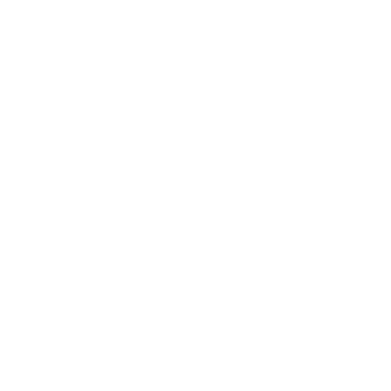
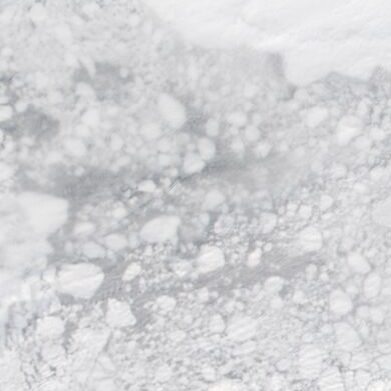
Comparing the layer stacks of the two 391x391 images. Changes:
added layer "244_chukchi-east_siberian_sea_100km_20220520.aqua.truecolor.250m" above "Background" over [0, 0, 391, 391]
